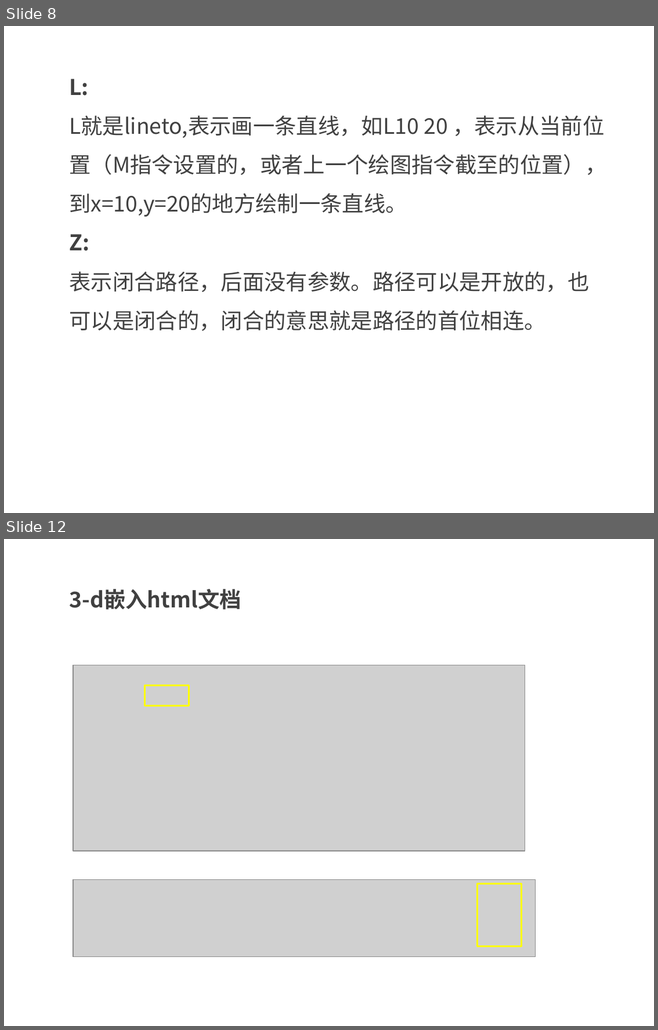
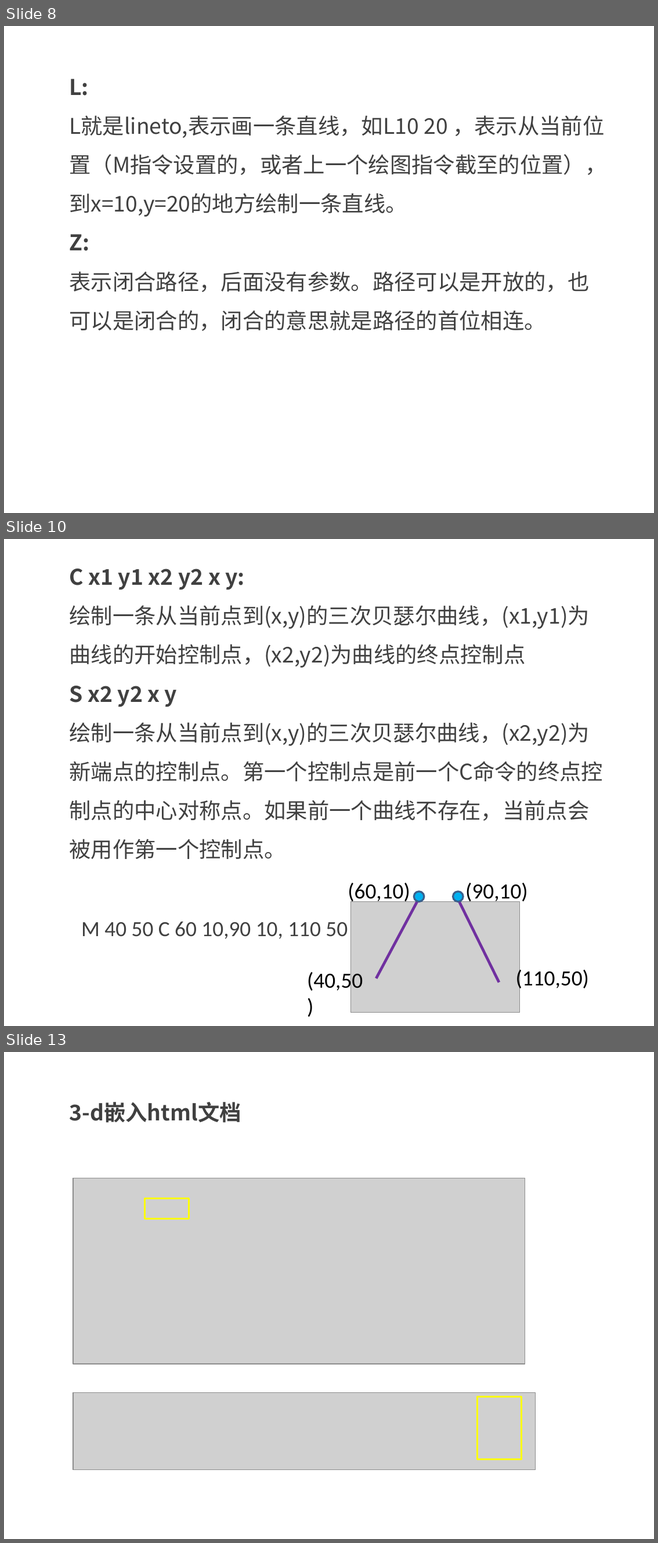
Before and after one commit to kong66/webAni, a slide deck: 9-svg-path-ani/svg-stroke-ani.pptx. Shown one above the other, each under a label of ours: slides 8 and 12 before the commit, slides 8, 10 and 13 after it; the slides between them are not shown. The pictures are 658x1030 and 658x1543 pixels, drawn with LibreOffice and Linux fonts; fonts in the diff are those of the drawing; grey boxes stand for pictures. Boxes give left, top, right and bottom in pixels: in the first picture for what was removed or moved away, otherwise in the second. Text is boxed around its words. In the diff, an @@ line names an element or a change of style, - is before the commit and + after.

```diff
--- a/9-svg-path-ani/svg-stroke-ani.pptx
+++ b/9-svg-path-ani/svg-stroke-ani.pptx
@@ slide 10 added at <box>4,539,654,1026</box>, background #FFFFFF @@
@@ text added at <box>69,569,603,859</box>, 24 pt, text #404040 @@
+C x1 y1 x2 y2 x y:
+绘制一条从当前点到(x,y)的三次贝瑟尔曲线，(x1,y1)为曲线的开始控制点，(x2,y2)为曲线的终点控制点
+S x2 y2 x y
+绘制一条从当前点到(x,y)的三次贝瑟尔曲线，(x2,y2)为新端点的控制点。第一个控制点是前一个C命令的终点控制点的中心对称点。如果前一个曲线不存在，当前点会被用作第一个控制点。
@@ text added at <box>347,883,409,904</box>, 24 pt, text #000000 @@
+(60,10)
@@ text added at <box>465,883,527,904</box>, 24 pt, text #000000 @@
+(90,10)
@@ picture added at <box>350,902,519,1013</box> @@
@@ line added from (376, 979) to (417, 902), #7030A0 3 pt @@
@@ ellipse added at <box>414,892,424,902</box>, fill #00B0F0, outline #3A5F8C 2 pt @@
@@ ellipse added at <box>453,892,463,902</box>, fill #00B0F0, outline #3A5F8C 2 pt @@
@@ line added from (499, 983) to (458, 900), #7030A0 3 pt @@
@@ text added at <box>81,921,347,939</box>, 24 pt, text #404040 @@
+M 40 50 C 60 10,90 10, 110 50
@@ text added at <box>307,970,362,994</box>, 24 pt, text #000000 @@
+(40,50)
@@ text added at <box>516,968,589,991</box>, 24 pt, text #000000 @@
+(110,50)
@@ what was slide 12 is now slide 13 @@
```
Also in this commit, not shown: 10 slides changed, 6 other slides added, 1 slide removed, 6 other files.
